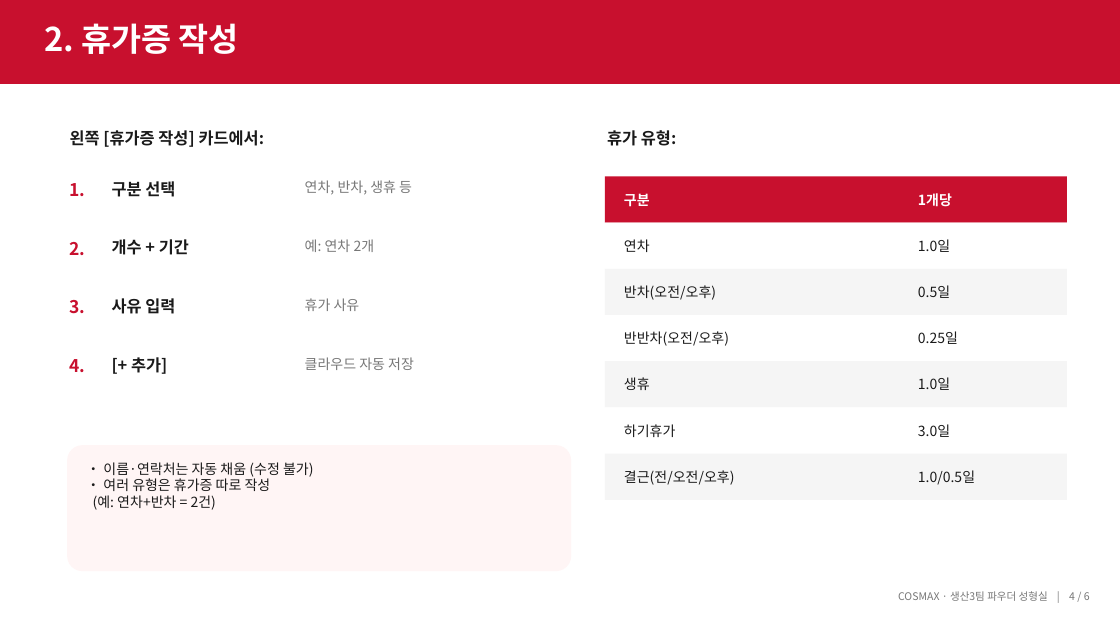
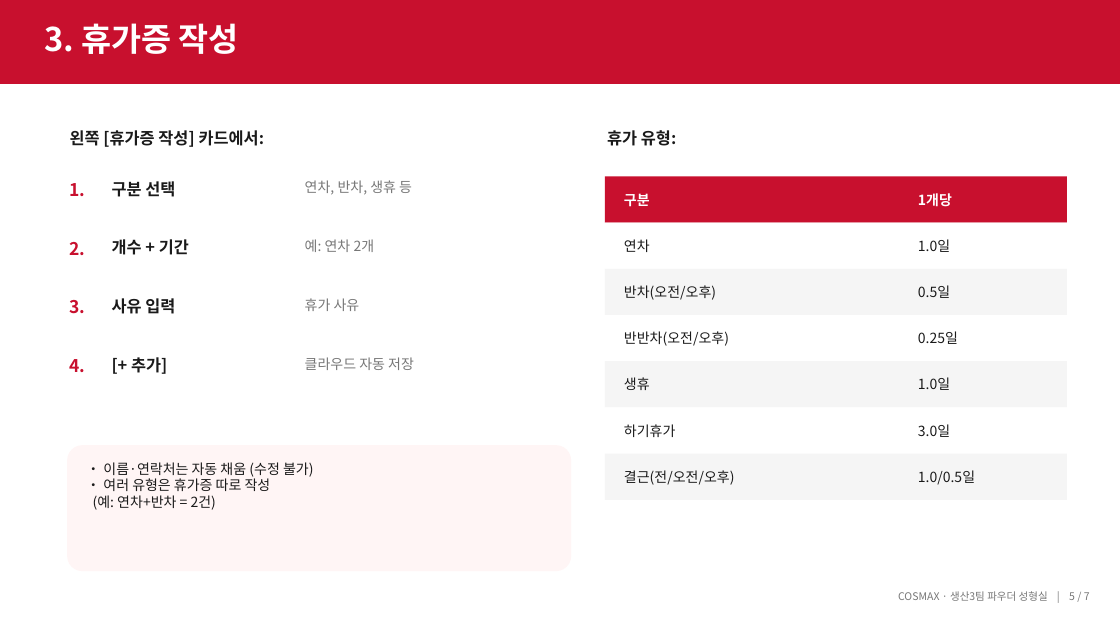
Before and after one commit to djlee-cosmax/Vacation-Permit-Auto-System, a slide deck: slide 5 of docs/휴가증 자동 반영 프로그램 안내 (작업자용).pptx (slide 4 before the commit). Drawn at 1120x630 pixels with LibreOffice and Linux fonts; fonts in the diff are those of the drawing. Boxes give left, top, right and bottom in pixels: in the first picture for what was removed or moved away, otherwise in the second. Text is boxed around its words. In the diff, an @@ line names an element or a change of style, - is before the commit and + after.

```diff
--- a/docs/휴가증 자동 반영 프로그램 안내 (작업자용).pptx
+++ b/docs/휴가증 자동 반영 프로그램 안내 (작업자용).pptx
@@ text at (44, 23, 239, 54): text changed @@
-2. 휴가증 작성
+3. 휴가증 작성
@@ text at (898, 591, 1090, 601): text changed @@
-COSMAX · 생산3팀 파우더 성형실 | 4 / 6
+COSMAX · 생산3팀 파우더 성형실 | 5 / 7
```
Also in this commit, not shown: 3 other slides changed, 1 slide added, 1 other file.
